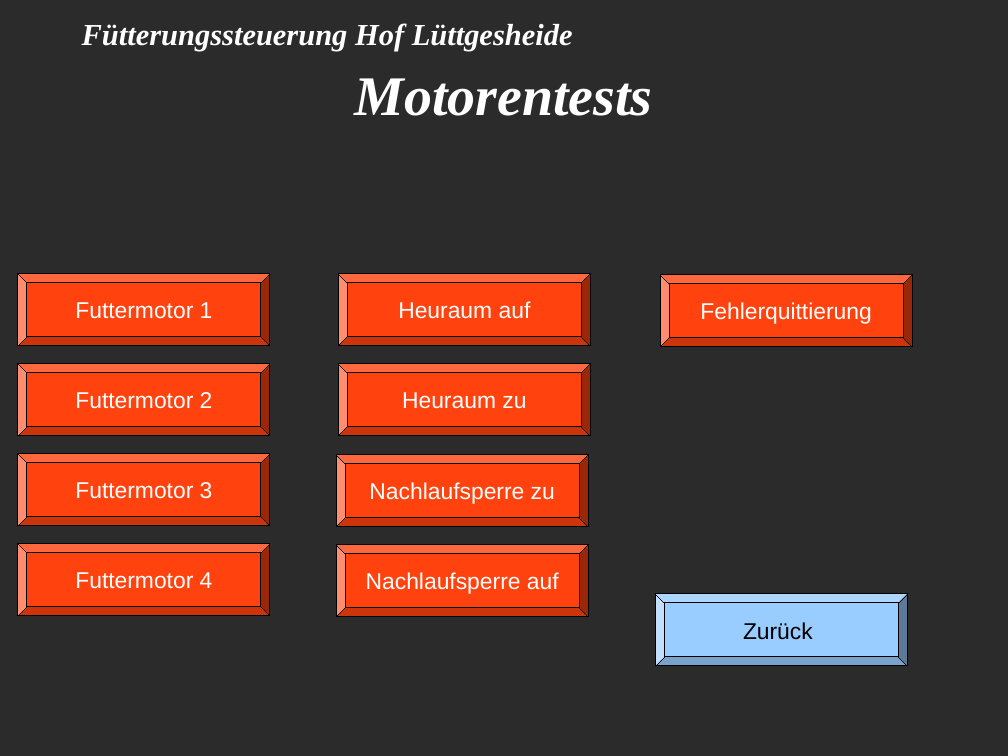
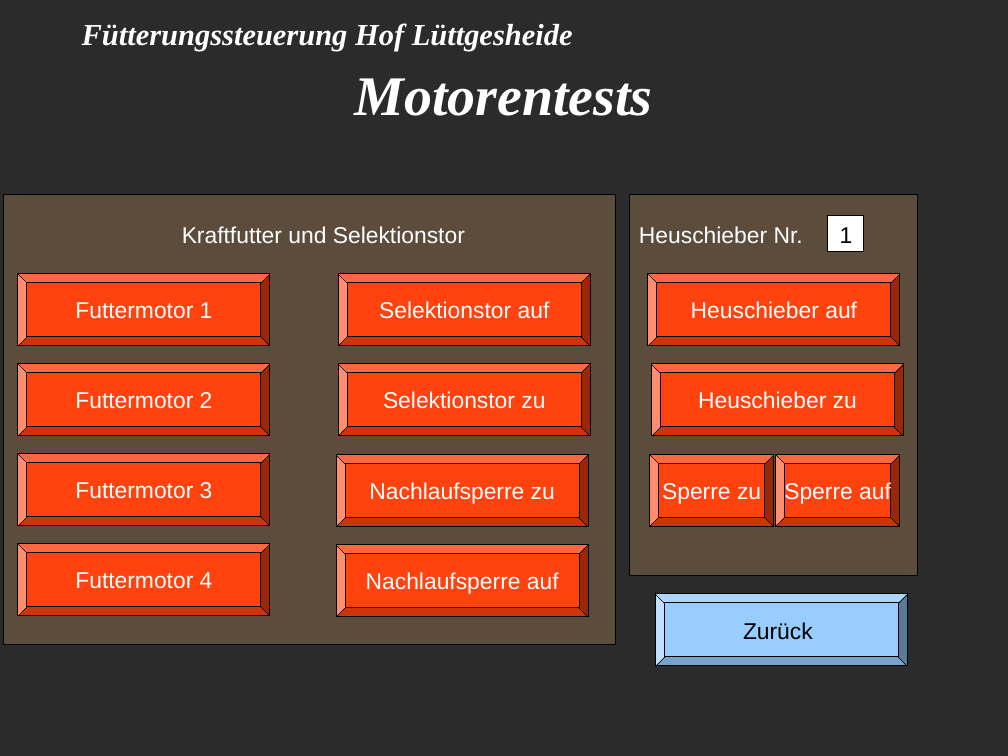
Before and after one commit to Kalle01/Pferde-Fuettterungssteuerung, a slide deck: slide 12 of allgemeine_Dokumente/Beschreibung.Menuestruktur.odp (slide 11 before the commit). Drawn at 1008x756 pixels with LibreOffice and Linux fonts; fonts in the diff are those of the drawing; background and template pictures are left out; a plain dark background stands for a picture behind light text. Boxes give left, top, right and bottom in pixels: in the first picture for what was removed or moved away, otherwise in the second. Text is boxed around its words. In the diff, an @@ line names an element or a change of style, - is before the commit and + after.

```diff
--- a/allgemeine_Dokumente/Beschreibung.Menuestruktur.odp
+++ b/allgemeine_Dokumente/Beschreibung.Menuestruktur.odp
@@ rectangle added at (4, 195, 616, 645), fill #CC9966 at 30% opacity, outline #000000 0 pt @@
@@ rectangle added at (630, 195, 918, 576), fill #CC9966 at 30% opacity, outline #000000 0 pt @@
@@ text added at (182, 226, 465, 243), 18 pt, text #FFFFFF @@
+Kraftfutter und Selektionstor
@@ text added at (639, 226, 803, 243), 18 pt, text #FFFFFF @@
+Heuschieber Nr.
@@ rectangle added at (829, 216, 864, 252), fill #FFFFFF, outline #000000 0 pt, 18 pt, text #000000 @@
+1
@@ bevel added at (649, 273, 901, 346), fill #FF420E, outline #000000 0 pt, 18 pt, text #FFFFFF @@
+Heuschieber auf
@@ bevel removed at (660, 274, 913, 347) @@
-Fehlerquittierung
@@ text in bevel at (379, 301, 550, 319): text changed @@
-Heuraum auf
+Selektionstor auf
@@ bevel added at (652, 364, 905, 436), fill #FF420E, outline #000000 0 pt, 18 pt, text #FFFFFF @@
+Heuschieber zu
@@ text in bevel at (383, 391, 545, 409): text changed @@
-Heuraum zu
+Selektionstor zu
@@ bevel added at (649, 455, 774, 527), fill #FF420E, outline #000000 0 pt, 18 pt, text #FFFFFF @@
+Sperre zu
@@ bevel added at (776, 455, 900, 527), fill #FF420E, outline #000000 0 pt, 18 pt, text #FFFFFF @@
+Sperre auf
```
Also in this commit, not shown: 4 other slides changed, 1 slide added, 4 other files.
